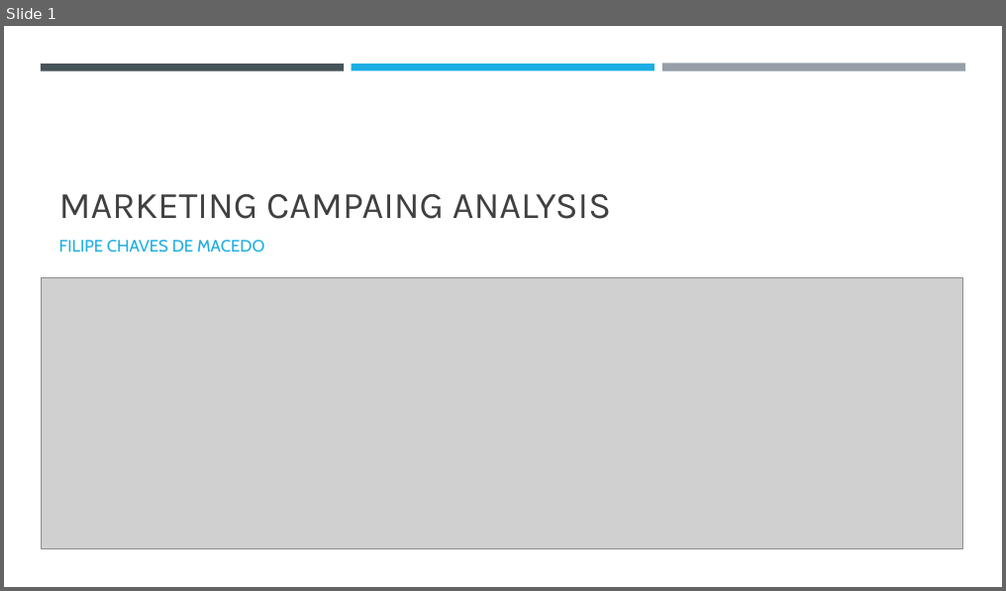
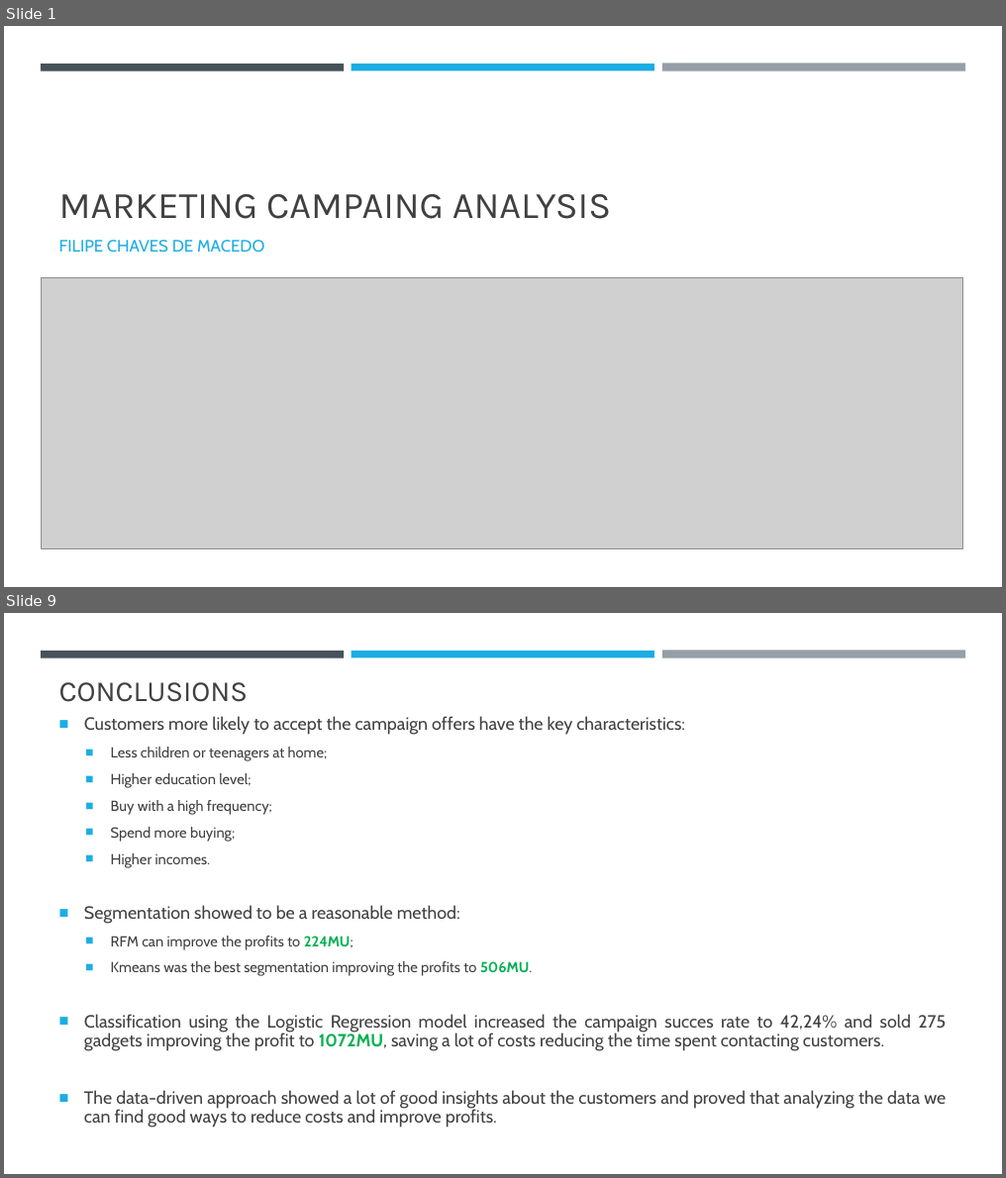
Before and after one commit to fpmacedo/ifood_data_analyst_test, a slide deck: iFood Data Business Analyst Case.pptx. Shown one above the other, each under a label of ours: slide 1 before the commit, slides 1 and 9 after it; the slides between them are not shown. The pictures are 1006x591 and 1006x1178 pixels, drawn with LibreOffice and Linux fonts; fonts in the diff are those of the drawing; grey boxes stand for pictures. Boxes give left, top, right and bottom in pixels: in the first picture for what was removed or moved away, otherwise in the second. Text is boxed around its words. In the diff, an @@ line names an element or a change of style, - is before the commit and + after.

```diff
--- a/iFood Data Business Analyst Case.pptx
+++ b/iFood Data Business Analyst Case.pptx
@@ slide 9 added at <box>4,613,1002,1174</box>, background #FFFFFF @@
@@ rectangle added at <box>41,651,344,658</box>, fill #465359 @@
@@ rectangle added at <box>351,651,654,658</box>, fill #1CADE4 @@
@@ rectangle added at <box>662,651,965,659</box>, fill #969FA7 @@
@@ title added at <box>59,682,249,702</box>, 28 pt, text #404040 @@
+CONCLUSIONS
@@ text added at <box>84,716,945,1128</box>, 17 pt, text #404040 @@
+■ Customers more likely to accept the campaign offers have the key characteristics:
+  ■ Less children or teenagers at home;
+  ■ Higher education level;
+  ■ Buy with a high frequency;
+  ■ Spend more buying;
+  ■ Higher incomes.
+■ Segmentation showed to be a reasonable method:
+  ■ RFM can improve the profits to 224MU;
+  ■ Kmeans was the best segmentation improving the profits to 506MU.
+■ Classification using the Logistic Regression model increased the campaign succes rate to 42,24% and sold 275 gadgets improving the profit to 1072MU, saving a lot of costs reducing the time spent contacting customers.
+■ The data-driven approach showed a lot of good insights about the customers and proved that analyzing the data we can find good ways to reduce costs and improve profits.
```
Also in this commit, not shown: 7 slides changed, 2 slides removed, 2 other files.
